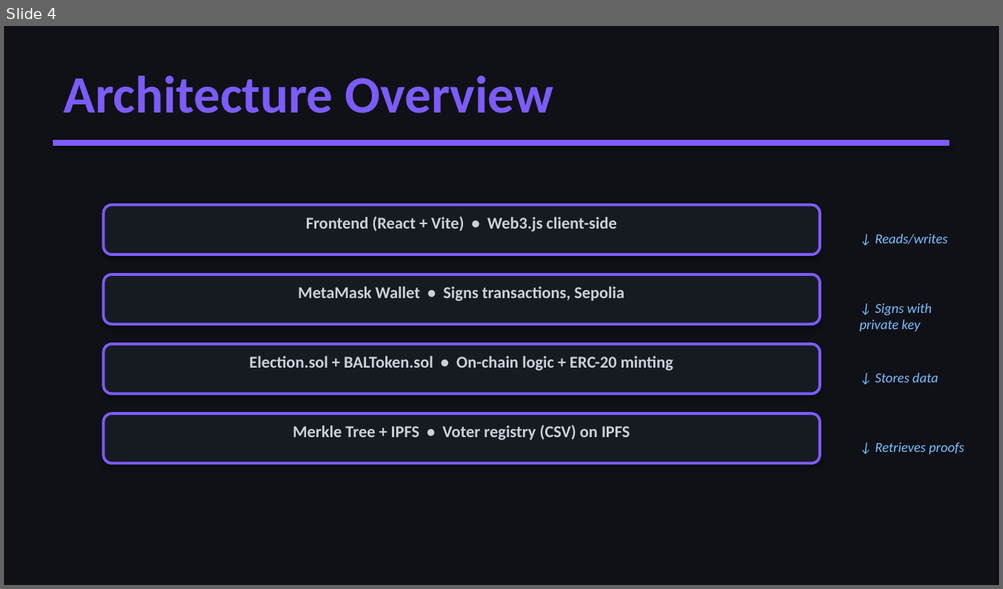
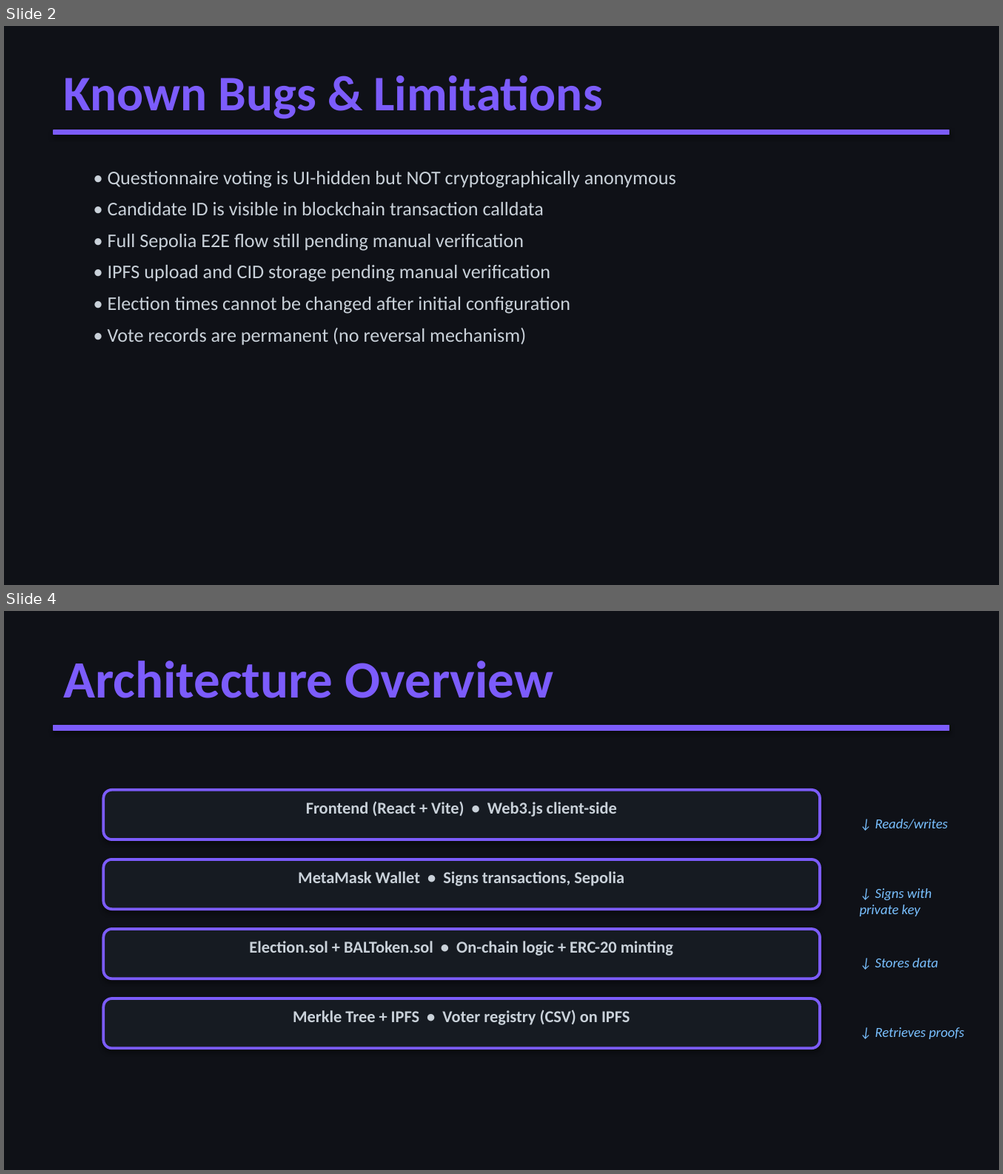
Before and after one commit to Shai-Shargal/blockchain-election-dapp, a slide deck: BlockVote_Presentation.pptx. Shown one above the other, each under a label of ours: slide 4 before the commit, slides 2 and 4 after it; the slides between them are not shown. The pictures are 1003x589 and 1003x1174 pixels, drawn with LibreOffice and Linux fonts; fonts in the diff are those of the drawing. Boxes give left, top, right and bottom in pixels: in the first picture for what was removed or moved away, otherwise in the second. Text is boxed around its words. In the diff, an @@ line names an element or a change of style, - is before the commit and + after.

Commit message:
feat: add presentation revision summary for BlockVote DApp

```diff
--- a/BlockVote_Presentation.pptx
+++ b/BlockVote_Presentation.pptx
@@ slide 2 added at [4,26,999,585], background #0F1117 @@
@@ text added at [63,75,603,119], 36 pt, text #7C5CFC, bold @@
+Known Bugs & Limitations
@@ rectangle added at [54,130,949,134], fill #7C5CFC, outline #7C5CFC 0.75 pt @@
@@ text added at [108,171,676,345], 14 pt, text #C9D1D9 @@
+• Questionnaire voting is UI-hidden but NOT cryptographically anonymous
+• Candidate ID is visible in blockchain transaction calldata
+• Full Sepolia E2E flow still pending manual verification
+• IPFS upload and CID storage pending manual verification
+• Election times cannot be changed after initial configuration
+• Vote records are permanent (no reversal mechanism)
```
Also in this commit, not shown: 5 slides changed, 1 other slide added, 2 slides removed, 1 other file.
